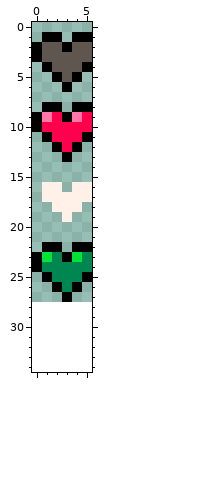
A pixel-art sprite gets an edit: img/system/lifebar.png. Above is the file before it was changed.
The file is 12x56 pixels, drawn in blocks of 2x2; one block is one cell here. The old version is drawn lined up with the new one, on the new canvas.
And afterwards:
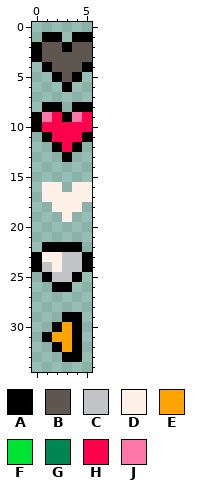
Palette (. is transparent): A #000000  B #5f574f  C #c2c3c7  D #fff1e8  E #ffa300  F #00e436  G #008751  H #ff004d  J #ff77a8
Difference:
canvas 6x28 -> 6x35
The edit adds colour A in row 22 at x 3; in row 29 at x 3 to 4; in row 30 at x 2 and 4; in row 31 at x 1 and 4; in row 32 at x 2 and 4; in row 33 at x 3 to 4.
Colour G gives way to colour A in rows 23 to 24 at x 5; in row 25 at x 4; in row 26 at x 3.
Colour A gives way to colour C in row 23 at x 3.
Colour F gives way to colour C in row 23 at x 4.
Colour G gives way to colour C in row 24 at x 1 and 3 to 4; in row 25 at x 2 to 3.
Colour F gives way to colour D in row 23 at x 1.
Colour G gives way to colour D in rows 23 to 24 at x 2.
The edit adds colour E in row 30 at x 3; in row 31 at x 2 to 3; in row 32 at x 3.
Colour A is gone in row 22 at x 5; in row 25 at x 5; in row 26 at x 4; in row 27 at x 3.
Boxes around the changes in both pictures, in picture pixels (x1, y1, x2, y2):
changed: (42, 242, 92, 362)
